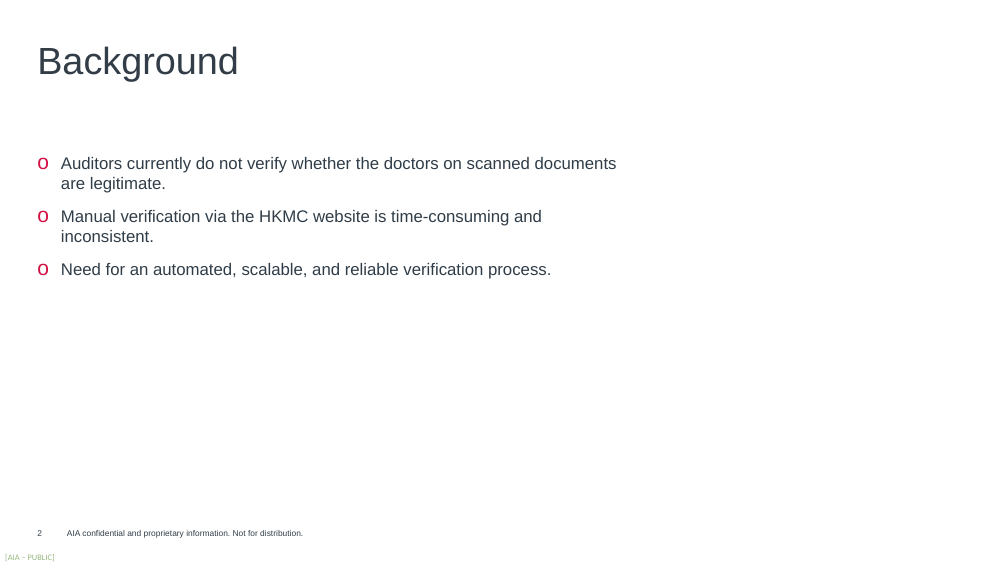
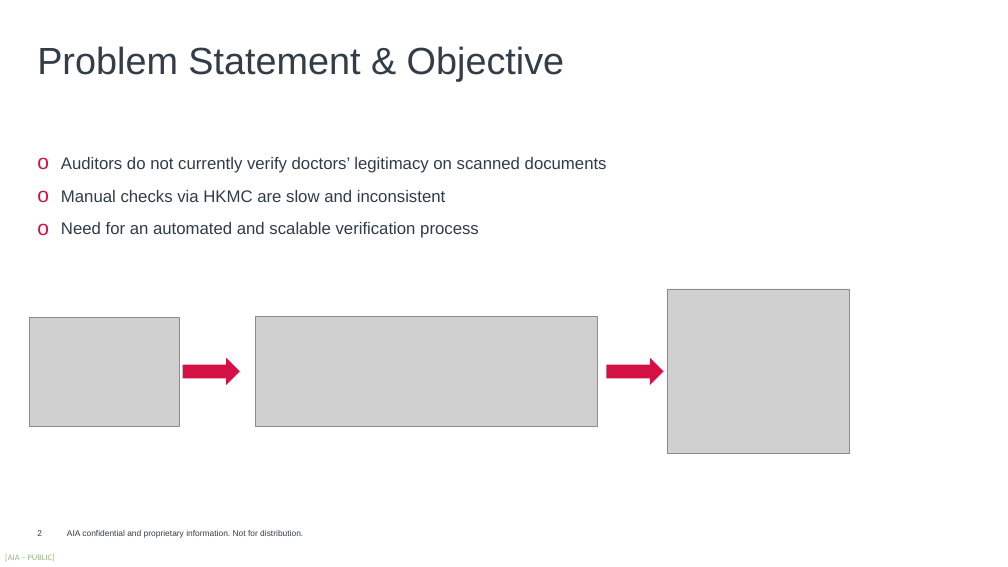
Before and after one commit to harrysokool/AIA-work, a slide deck: slide 2 of powerpoint/automate_doctor_checking-draft.pptx. Drawn at 1008x567 pixels with LibreOffice and Linux fonts; fonts in the diff are those of the drawing; grey boxes stand for pictures; background and template pictures are left out. Boxes give left, top, right and bottom in pixels: in the first picture for what was removed or moved away, otherwise in the second. Text is boxed around its words. In the diff, an @@ line names an element or a change of style, - is before the commit and + after.

Commit message:
update ppt

```diff
--- a/powerpoint/automate_doctor_checking-draft.pptx
+++ b/powerpoint/automate_doctor_checking-draft.pptx
@@ text at <box>37,46,564,81</box>: text changed @@
-Background
+Problem Statement & Objective
@@ text at <box>61,157,607,238</box>: text changed @@
-o Auditors currently do not verify whether the doctors on scanned documents are legitimate.
-o Manual verification via the HKMC website is time‑consuming and inconsistent.
-o Need for an automated, scalable, and reliable verification process.
+o Auditors do not currently verify doctors’ legitimacy on scanned documents
+o Manual checks via HKMC are slow and inconsistent
+o Need for an automated and scalable verification process
@@ picture added at <box>667,289,849,454</box> @@
@@ picture added at <box>29,318,179,426</box> @@
@@ picture added at <box>255,316,597,426</box> @@
@@ right arrow added at <box>183,358,240,385</box>, fill #D31145 @@
@@ right arrow added at <box>606,358,664,385</box>, fill #D31145 @@
```
Also in this commit, not shown: 3 other slides changed, 2 slides added, 7 slides removed, 1 other file.
